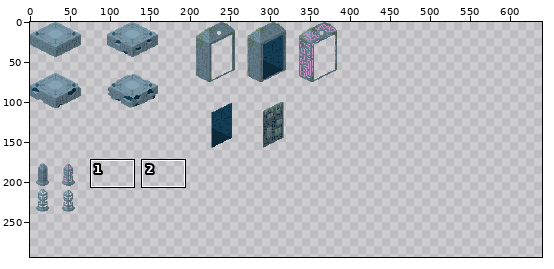
Pixel-art file -- game-off-2025-waves/scenes/big_spritesheet.aseprite. The first picture is a wide view before the edit; the outline marks the close-up.
Close-up. As it was:
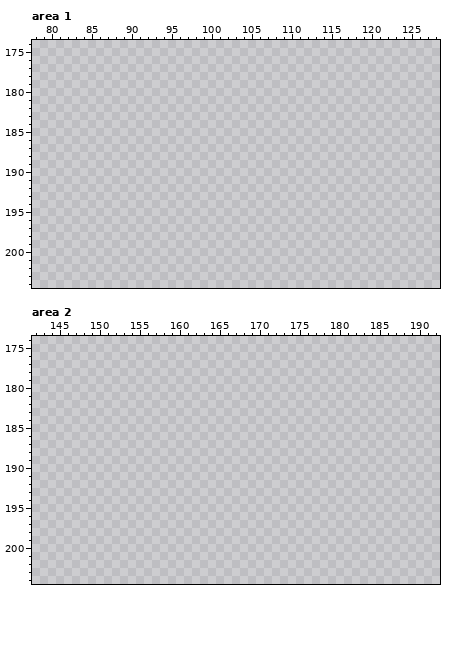
640x544 pixels, 1 frame. Shown: area 1: x 78..128, y 174..204; area 2: x 142..192, y 174..204. The wide view leaves out empty margins. The commit also changed other parts of the picture, which this record leaves out.
Visible layers, top first: "Layer 2", "Layer 1".
Palette (. is transparent): 
Now the later version:
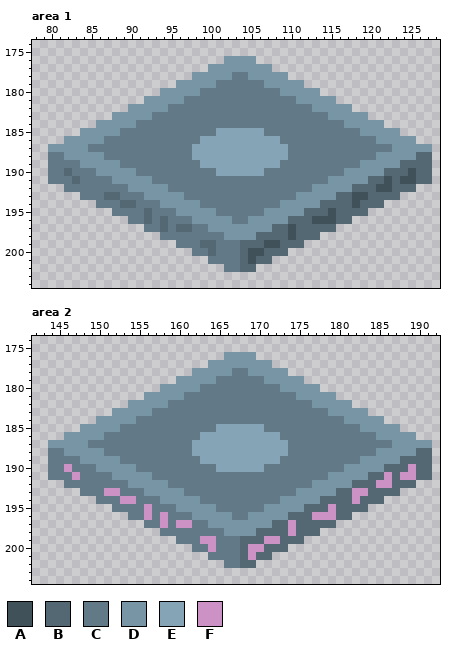
Colours new in this view: A #41515a  B #536873  C #627a87  D #7895a5  E #85a5b7  F #cd92c5
Change:
Changed rows in their new state; - is an unchanged pixel.
Area 1, layer "Layer 1":
first column x 80:
176 ----------------------DDDD----------------------
177 --------------------DDDDDDDD--------------------
178 ------------------DDDDDCCDDDDD------------------
179 ----------------DDDDDCCCCCCDDDDD----------------
180 --------------DDDDDCCCCCCCCCCDDDDD--------------
181 ------------DDDDDCCCCCCCCCCCCCCDDDDD------------
182 ----------DDDDDCCCCCCCCCCCCCCCCCCDDDDD----------
183 --------DDDDDCCCCCCCCCCCCCCCCCCCCCCDDDDD--------
184 ------DDDDDCCCCCCCCCCCCCCCCCCCCCCCCCCDDDDD------
185 ----DDDDDCCCCCCCCCCCCEEEEEECCCCCCCCCCCCDDDDD----
186 --DDDDDCCCCCCCCCCCCEEEEEEEEEECCCCCCCCCCCCDDDDD--
187 DDDDDCCCCCCCCCCCCCEEEEEEEEEEEECCCCCCCCCCCCCDDDDD
188 CCDDDDDCCCCCCCCCCCEEEEEEEEEEEECCCCCCCCCCCDDDDDBB
189 CCCCDDDDDCCCCCCCCCCEEEEEEEEEECCCCCCCCCCDDDDDBBBB
190 CCBCCCDDDDDCCCCCCCCCCEEEEEECCCCCCCCCCDDDDDBBBABB
191 CCCBCCCCDDDDDCCCCCCCCCCCCCCCCCCCCCCDDDDDBBABAABB
192 --CCCCCCCCDDDDDCCCCCCCCCCCCCCCCCCDDDDDBBBAABBB--
193 ----CCCBBCCCDDDDDCCCCCCCCCCCCCCDDDDDBBAABBBB----
194 ------CCCBBCCCDDDDDCCCCCCCCCCDDDDDBBBBABBB------
195 --------CCCCBCCCDDDDDCCCCCCDDDDDBBBABBBB--------
196 ----------CCBCBCCCDDDDDCCDDDDDBBBAAABB----------
197 ------------CCBCBBCCDDDDDDDDBBABBBBB------------
198 --------------CCCCCCCCDDDDBBBBABBB--------------
199 ----------------CCCBBCCCBBBAABBB----------------
200 ------------------CCBCCCBAABBB------------------
201 --------------------CCCCBABB--------------------
202 ----------------------CCBB----------------------
Area 2, layer "Layer 1":
first column x 144:
176 ----------------------DDDD----------------------
177 --------------------DDDDDDDD--------------------
178 ------------------DDDDDCCDDDDD------------------
179 ----------------DDDDDCCCCCCDDDDD----------------
180 --------------DDDDDCCCCCCCCCCDDDDD--------------
181 ------------DDDDDCCCCCCCCCCCCCCDDDDD------------
182 ----------DDDDDCCCCCCCCCCCCCCCCCCDDDDD----------
183 --------DDDDDCCCCCCCCCCCCCCCCCCCCCCDDDDD--------
184 ------DDDDDCCCCCCCCCCCCCCCCCCCCCCCCCCDDDDD------
185 ----DDDDDCCCCCCCCCCCCEEEEEECCCCCCCCCCCCDDDDD----
186 --DDDDDCCCCCCCCCCCCEEEEEEEEEECCCCCCCCCCCCDDDDD--
187 DDDDDCCCCCCCCCCCCCEEEEEEEEEEEECCCCCCCCCCCCCDDDDD
188 CCDDDDDCCCCCCCCCCCEEEEEEEEEEEECCCCCCCCCCCDDDDDBB
189 CCCCDDDDDCCCCCCCCCCEEEEEEEEEECCCCCCCCCCDDDDDBBBB
190 CCFCCCDDDDDCCCCCCCCCCEEEEEECCCCCCCCCCDDDDDBBBFBB
191 CCCFCCCCDDDDDCCCCCCCCCCCCCCCCCCCCCCDDDDDBBFBFFBB
192 --CCCCCCCCDDDDDCCCCCCCCCCCCCCCCCCDDDDDBBBFFBBB--
193 ----CCCFFCCCDDDDDCCCCCCCCCCCCCCDDDDDBBFFBBBB----
194 ------CCCFFCCCDDDDDCCCCCCCCCCDDDDDBBBBFBBB------
195 --------CCCCFCCCDDDDDCCCCCCDDDDDBBBFBBBB--------
196 ----------CCFCFCCCDDDDDCCDDDDDBBBFFFBB----------
197 ------------CCFCFFCCDDDDDDDDBBFBBBBB------------
198 --------------CCCCCCCCDDDDBBBBFBBB--------------
199 ----------------CCCFFCCCBBBFFBBB----------------
200 ------------------CCFCCCBFFBBB------------------
201 --------------------CCCCBFBB--------------------
202 ----------------------CCBB----------------------
Where, in picture pixels (left, top, right, bottom), the same in both close-ups:
added: (48, 56, 432, 272)
added: (48, 352, 432, 568)
